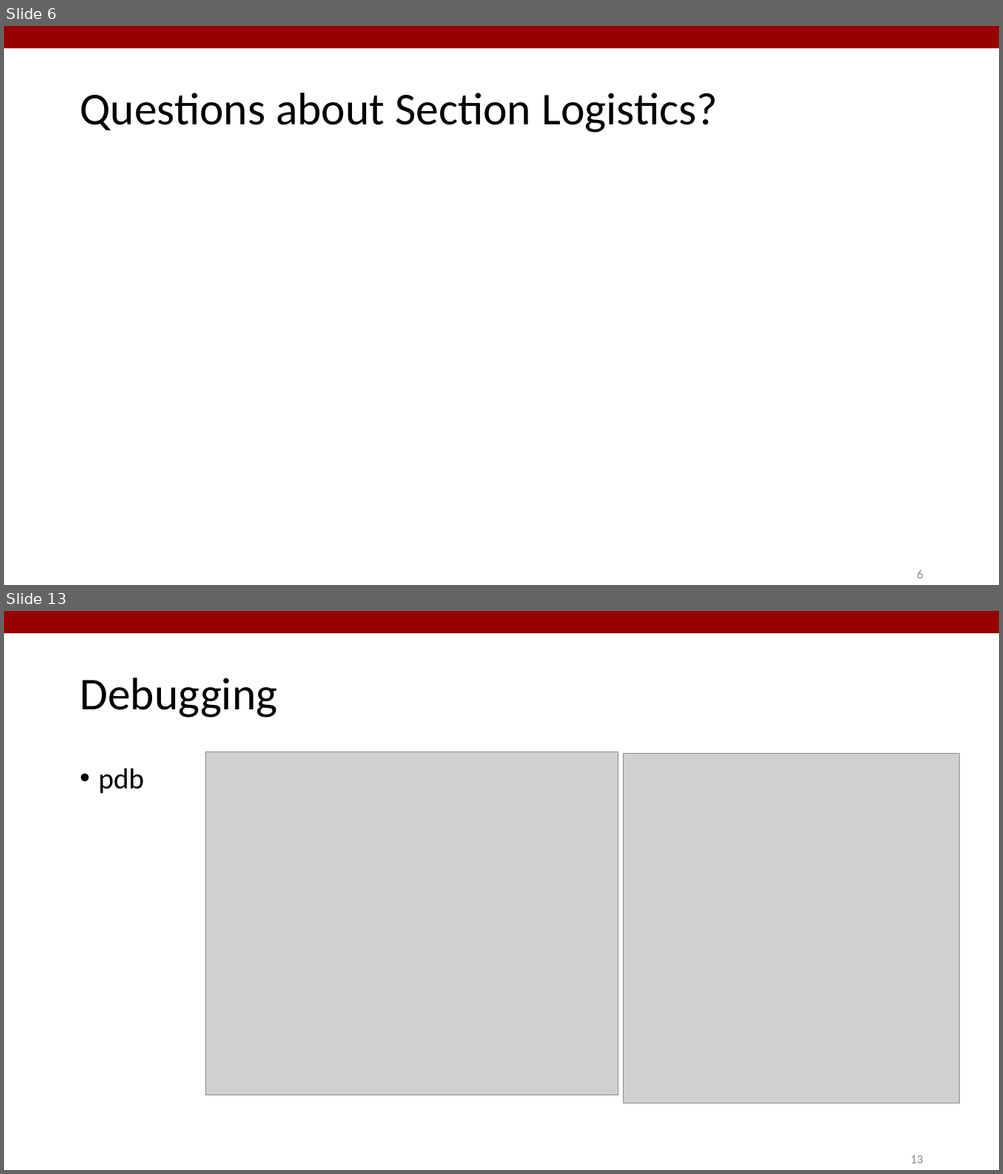
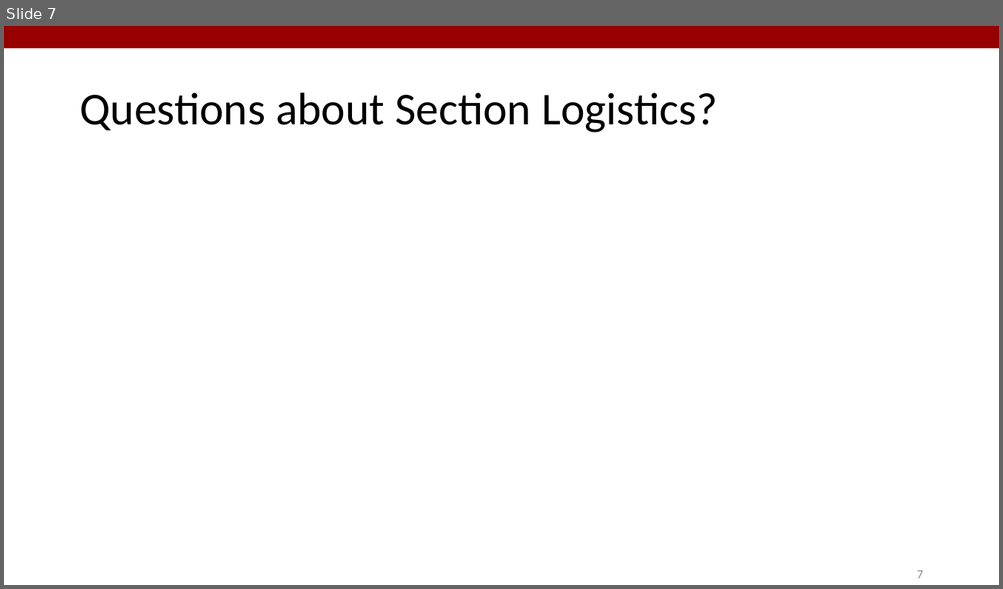
Before and after one commit to StanfordASL/PoRA-I-Sections, a slide deck: s1/slides/s1.pptx. Shown one above the other, each under a label of ours: slides 6 and 13 before the commit, slide 7 after it; the slides between them are not shown. The pictures are 1003x1174 and 1003x589 pixels, drawn with LibreOffice and Linux fonts; fonts in the diff are those of the drawing; grey boxes stand for pictures. Boxes give left, top, right and bottom in pixels: in the first picture for what was removed or moved away, otherwise in the second. Text is boxed around its words. In the diff, an @@ line names an element or a change of style, - is before the commit and + after.

```diff
--- a/s1/slides/s1.pptx
+++ b/s1/slides/s1.pptx
@@ slide 13 removed at (x1=4, y1=611, x2=999, y2=1170), background #FFFFFF; not listed: 1 template element that a slide beside it also shows @@
@@ text removed at (x1=79, y1=678, x2=277, y2=718) @@
-Debugging
@@ picture removed at (x1=206, y1=752, x2=618, y2=1095) @@
@@ picture removed at (x1=623, y1=754, x2=959, y2=1103) @@
@@ text removed at (x1=99, y1=768, x2=145, y2=794) @@
-• pdb
@@ page number removed at (x1=910, y1=1156, x2=923, y2=1164) @@
-13
@@ what was slide 6 is now slide 7 @@
@@ page number at (x1=916, y1=571, x2=922, y2=579): text changed @@
-6
+7
```
Also in this commit, not shown: 7 slides changed, 3 slides added, 5 other slides removed, 4 other files.
